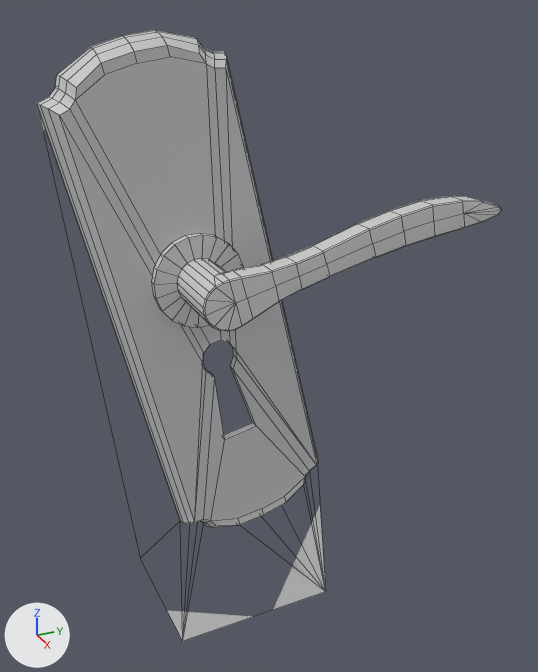
The FBX model models/DoorhandleMesh.fbx, before and after one commit.
Both versions are drawn from a 50 mm camera at (0.0251, -0.0092, 0.0107) aimed at (-0.0002, 0.0021, -0.0019). Arrows for +X, +Y and +Z are at lower left; the lights stay in place. Mesh edges are drawn as thin lines. Vertices at the same position are counted once.

In view in the first picture: 'Doorhandle'.
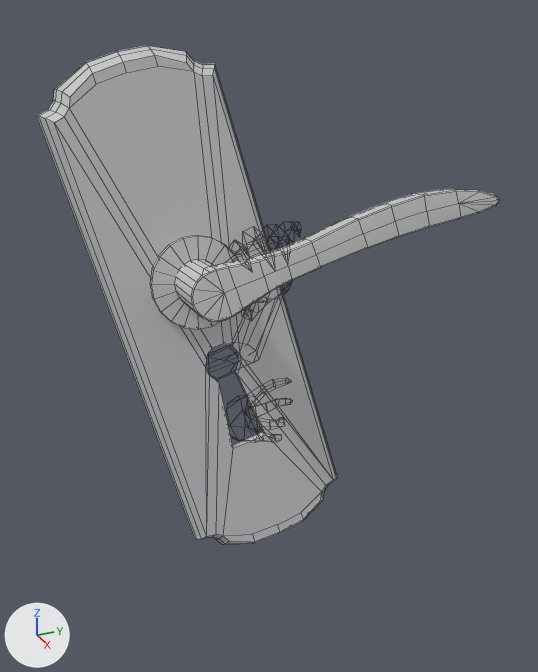
The change, as a diff of the scene's bpy script:
```diff
--- a/models/DoorhandleMesh.fbx.py
+++ b/models/DoorhandleMesh.fbx.py
@@ me_mesh @@
 # used by ob_doorhandle; location = (0.00183, 0.00103, -0.00342); rotation_euler = (1.782, -0.047, -0.00957), in degrees (102, -2.7, -0.5); scale = (0.01, 0.01, 0.01)
-me_mesh.from_pydata(...)  # 334 vertices, 323 faces; spans x -0.21..0.21, y -1.32..1.36, z -1.02..0.65
+me_mesh.from_pydata(...)  # 522 vertices, 559 faces; spans x -0.26..0.26, y -1.01..1.01, z -0.79..0.79
+# me_mesh part 1: the loose piece of 41 vertices spanning x -0.12..-0.08, y 0.33..0.68, z -0.07..0.28 is multiplied about its middle by the matrix ((0.999, -0.048, 0.0), (0.047, 0.977, -0.209), (0.01, 0.209, 0.978)), then moved by (-0.01, -0.34, 0.21)
+# me_mesh part 2: the loose piece of 157 vertices spanning x -0.09..0.21, y 0.41..0.59, z -1.02..0.19 is multiplied about its middle by the matrix ((0.999, -0.048, 0.0), (0.047, 0.977, -0.209), (0.01, 0.209, 0.978)), then moved by (-0.01, -0.22, 0.22)
+# me_mesh part 3: the loose piece of 136 vertices spanning x -0.21..-0.11, y -1.32..1.36, z -0.23..0.65 is rebuilt with 124 vertices and now spans x -0.26..-0.07, y -1.01..1.01, z -0.24..0.79
 me_mesh.materials.append(mat_doorhandlemat)
@@ ob_doorhandle @@
 ob_doorhandle = bpy.data.objects.new('Doorhandle', me_mesh)
-ob_doorhandle.location = (0.00183, 0.00103, -0.00342)
-ob_doorhandle.rotation_euler = (1.782, -0.047, -0.00957)  # degrees (102, -2.7, -0.5)
+ob_doorhandle.location = (0.00168, 0.0021, -0.00039)
+ob_doorhandle.rotation_euler = (1.595, -0.144, -0.0929)  # degrees (91, -8.3, -5.3)
 ob_doorhandle.scale = (0.01, 0.01, 0.01)
```

Pixel boxes (x1, y1, x2, y2) of what changed, in the pictures (538 x 672 px; the box of a moved part takes in the faces that stretch with it):
'Doorhandle', reshaped, moved, turned: before (37, 30, 501, 641); after (37, 45, 499, 544)
part 1 of me_mesh, moved or reshaped: before (152, 233, 244, 328); after (150, 235, 237, 329)
part 2 of me_mesh, moved or reshaped: before (177, 196, 501, 331); after (175, 189, 499, 322)
part 3 of me_mesh, rebuilt (18% shorter): before (37, 30, 326, 641); after (37, 45, 337, 544)
